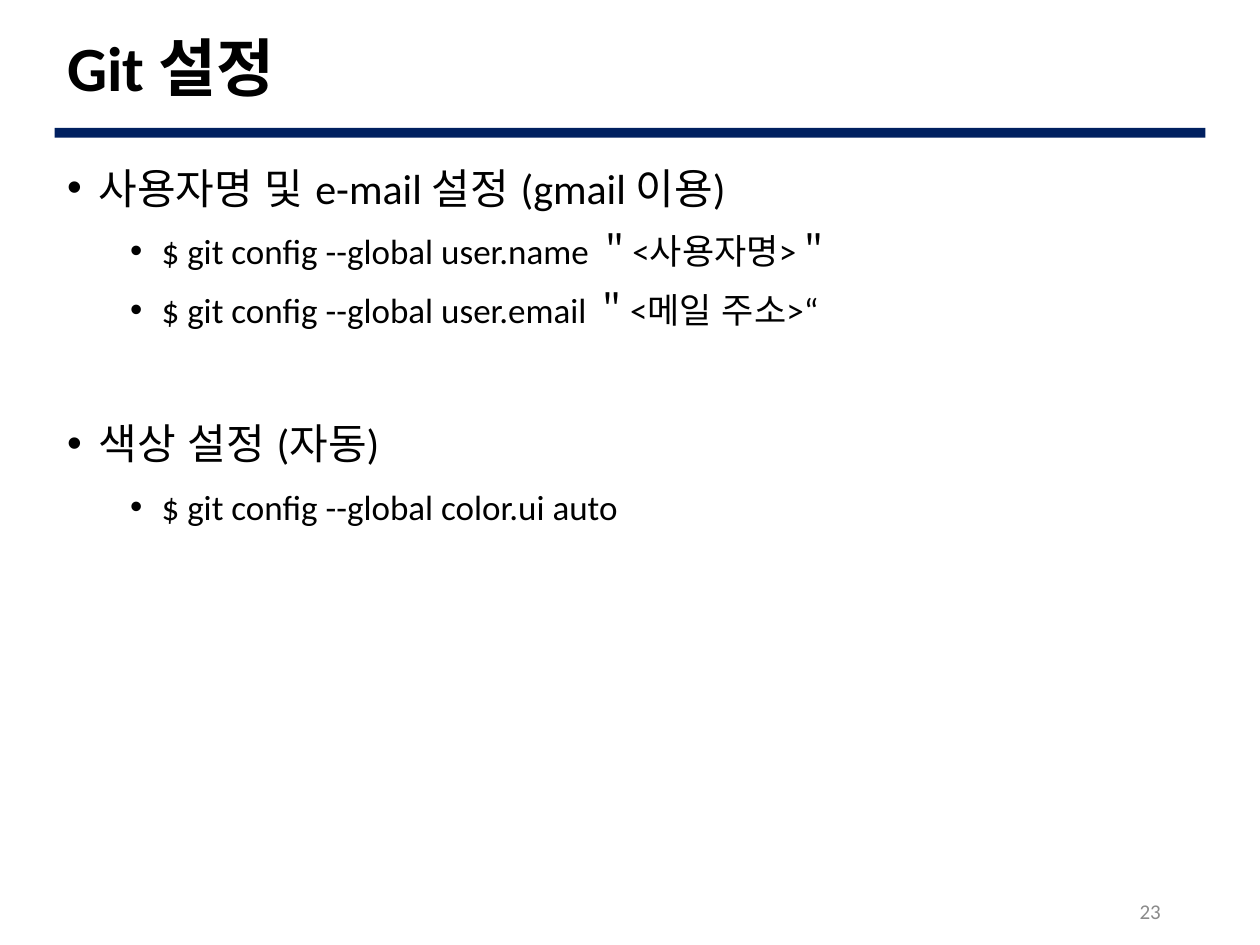
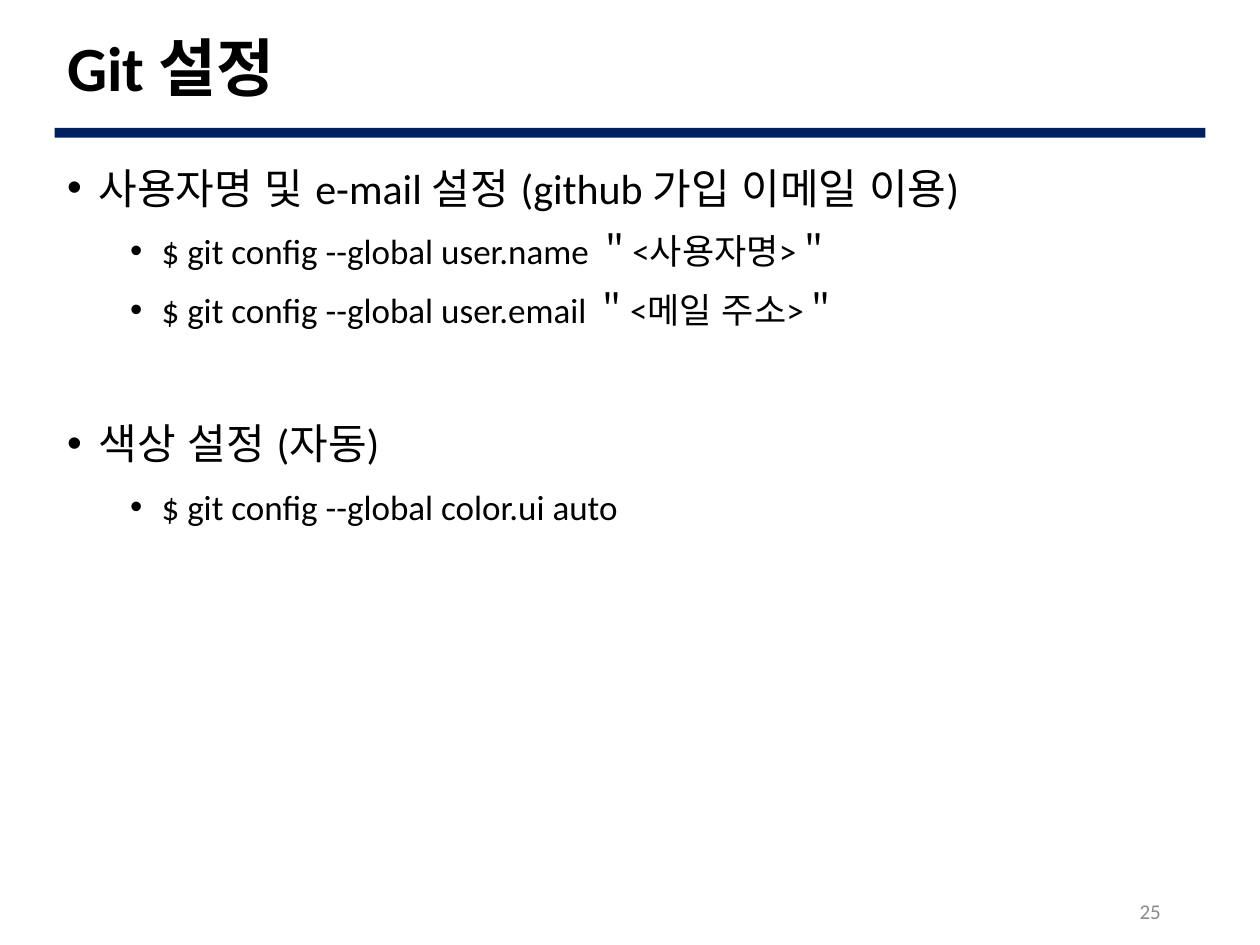
Before and after one commit to JBNU-JEduTools/osscourse, a slide deck: slide 25 of Slides 2020/5. Git 초급.pptx (slide 23 before the commit). Drawn at 1260x945 pixels with LibreOffice and Linux fonts; fonts in the diff are those of the drawing; background and template pictures are left out. Boxes give left, top, right and bottom in pixels: in the first picture for what was removed or moved away, otherwise in the second. Text is boxed around its words. In the diff, an @@ line names an element or a change of style, - is before the commit and + after.

```diff
--- a/Slides 2020/5. Git 초급.pptx
+++ b/Slides 2020/5. Git 초급.pptx
@@ text at box(99, 169, 959, 212): text changed @@
-• 사용자명 및 e-mail 설정 (gmail 이용)
+• 사용자명 및 e-mail 설정 (github 가입 이메일 이용)
@@ text at box(187, 292, 839, 329): text changed @@
-  • $ git config --global user.email ＂<메일 주소>“
+  • $ git config --global user.email ＂<메일 주소>＂
@@ page number at box(1140, 905, 1161, 919): text changed @@
-23
+25
```
Also in this commit, not shown: 13 other slides changed, 4 other files.
